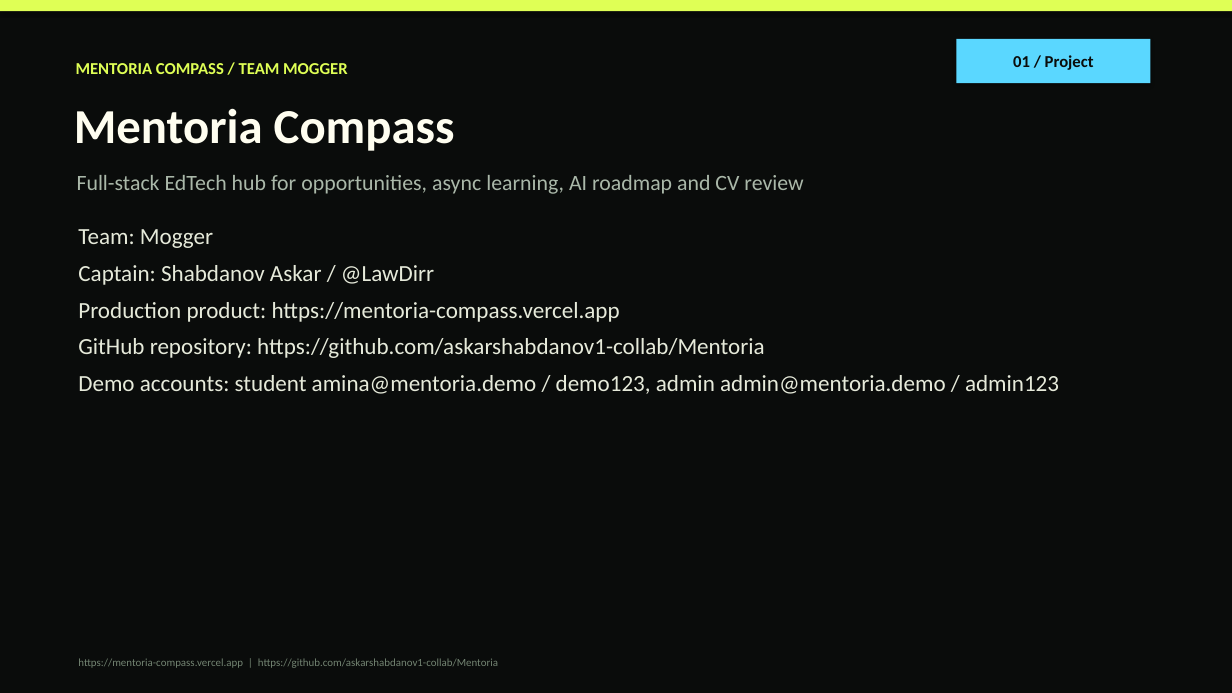
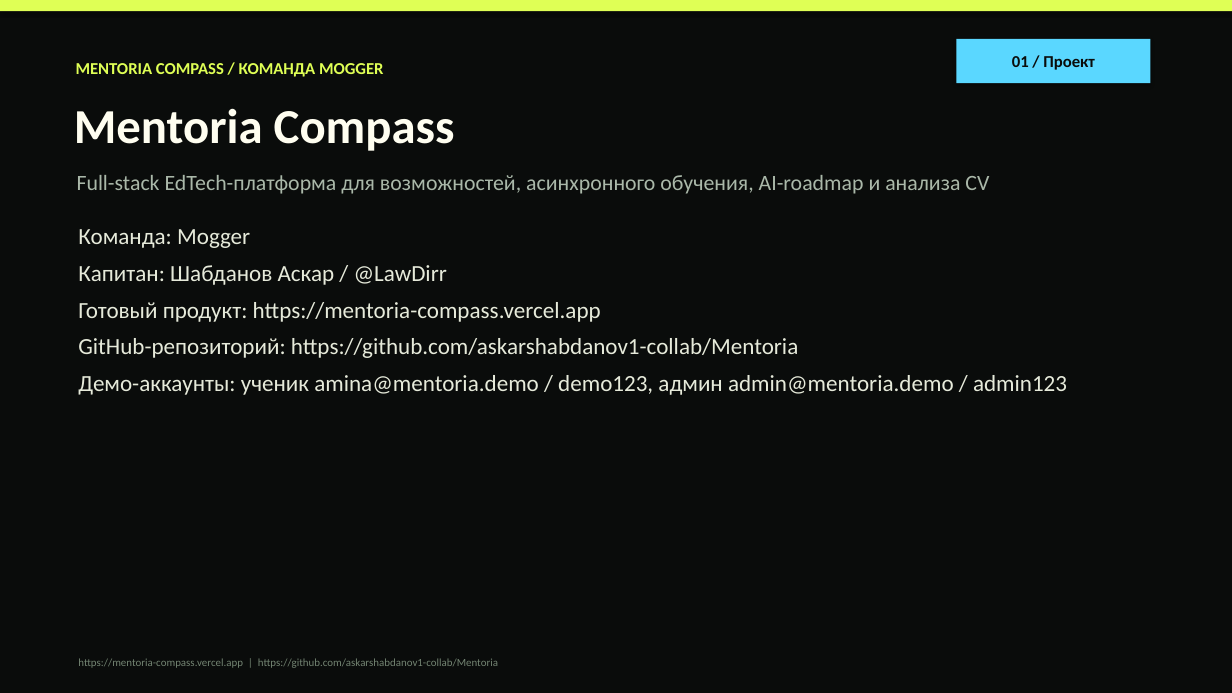
Before and after one commit to askarshabdanov1-collab/Mentoria, a slide deck: slide 1 of Mentoria_Compass_Mogger_Presentation.pptx. Drawn at 1232x693 pixels with LibreOffice and Linux fonts; fonts in the diff are those of the drawing. Boxes give left, top, right and bottom in pixels: in the first picture for what was removed or moved away, otherwise in the second. Text is boxed around its words. In the diff, an @@ line names an element or a change of style, - is before the commit and + after.

```diff
--- a/Mentoria_Compass_Mogger_Presentation.pptx
+++ b/Mentoria_Compass_Mogger_Presentation.pptx
@@ text in rectangle at (1012,56,1094,70): text changed @@
-01 / Project
+01 / Проект
@@ text at (76,63,384,77): text changed @@
-MENTORIA COMPASS / TEAM MOGGER
+MENTORIA COMPASS / КОМАНДА MOGGER
@@ text at (77,175,989,194): text changed @@
-Full-stack EdTech hub for opportunities, async learning, AI roadmap and CV review
+Full-stack EdTech-платформа для возможностей, асинхронного обучения, AI-roadmap и анализа CV
@@ text at (78,229,1067,395): text changed @@
-Team: Mogger
-Captain: Shabdanov Askar / @LawDirr
-Production product: https://mentoria-compass.vercel.app
-GitHub repository: https://github.com/askarshabdanov1-collab/Mentoria
-Demo accounts: student amina@mentoria.demo / demo123, admin admin@mentoria.demo / admin123
+Команда: Mogger
+Капитан: Шабданов Аскар / @LawDirr
+Готовый продукт: https://mentoria-compass.vercel.app
+GitHub-репозиторий: https://github.com/askarshabdanov1-collab/Mentoria
+Демо-аккаунты: ученик amina@mentoria.demo / demo123, админ admin@mentoria.demo / admin123
```
Also in this commit, not shown: 8 other slides changed, 1 slide added, 1 slide removed, 2 other files.
